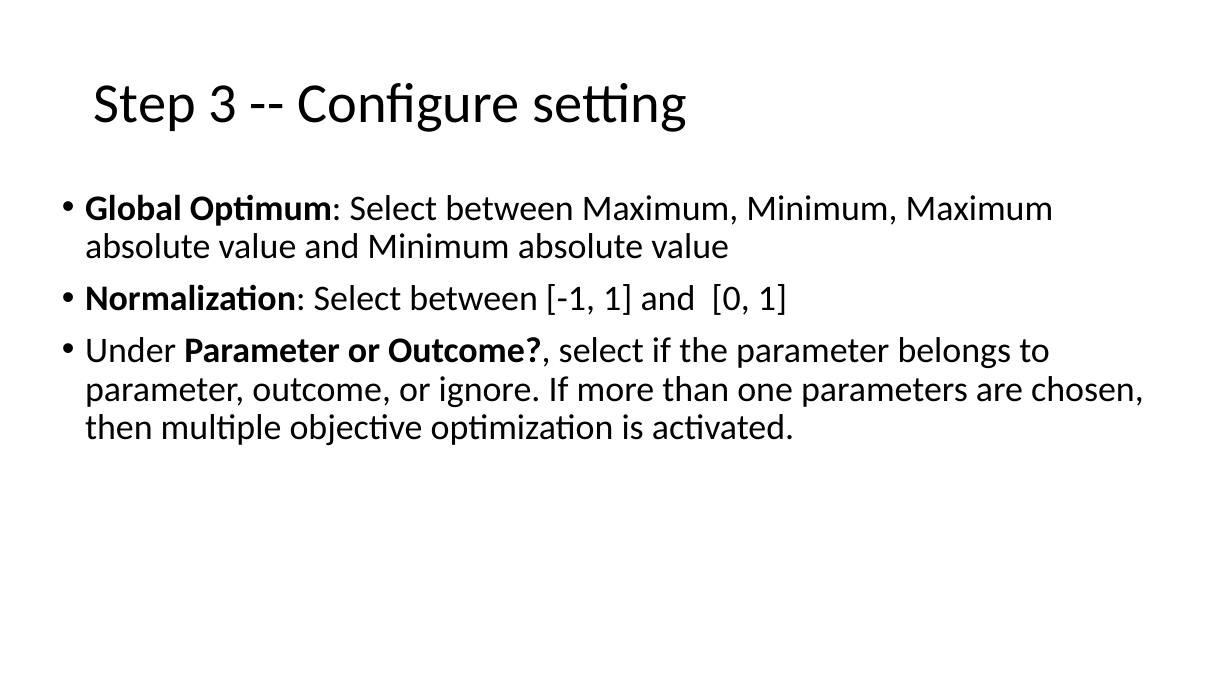
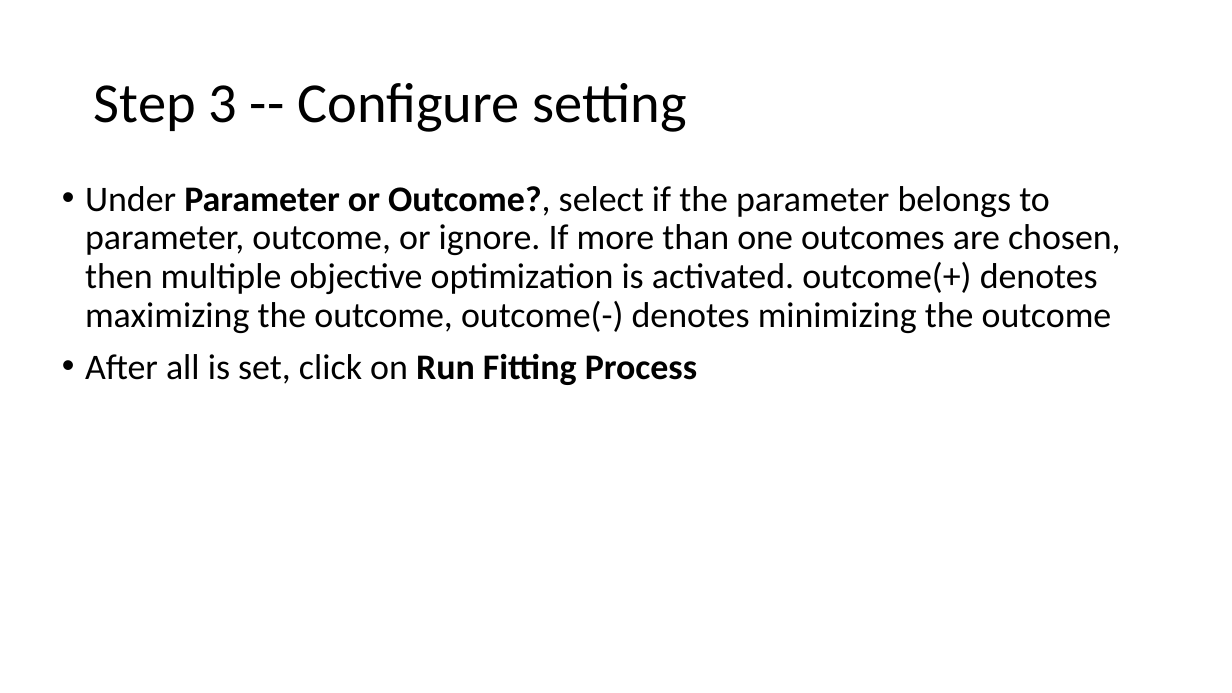
Before and after one commit to cuzno200161/CSR-software, a slide deck: slide 12 of CSR APP Instruction.pptx (slide 10 before the commit). Drawn at 1232x693 pixels with LibreOffice and Linux fonts; fonts in the diff are those of the drawing. Boxes give left, top, right and bottom in pixels: in the first picture for what was removed or moved away, otherwise in the second. Text is boxed around its words. In the diff, an @@ line names an element or a change of style, - is before the commit and + after.

```diff
--- a/CSR APP Instruction.pptx
+++ b/CSR APP Instruction.pptx
@@ text at (x1=85, y1=186, x2=1121, y2=385): text changed @@
-• Global Optimum: Select between Maximum, Minimum, Maximum absolute value and Minimum absolute value
-• Normalization: Select between [-1, 1] and [0, 1]
-• Under Parameter or Outcome?, select if the parameter belongs to parameter, outcome, or ignore. If more than one parameters are chosen, then multiple objective optimization is activated.
+• Under Parameter or Outcome?, select if the parameter belongs to parameter, outcome, or ignore. If more than one outcomes are chosen, then multiple objective optimization is activated. outcome(+) denotes maximizing the outcome, outcome(-) denotes minimizing the outcome
+• After all is set, click on Run Fitting Process
```
Also in this commit, not shown: 1 other slide changed, 1 slide added, 3 other files.
